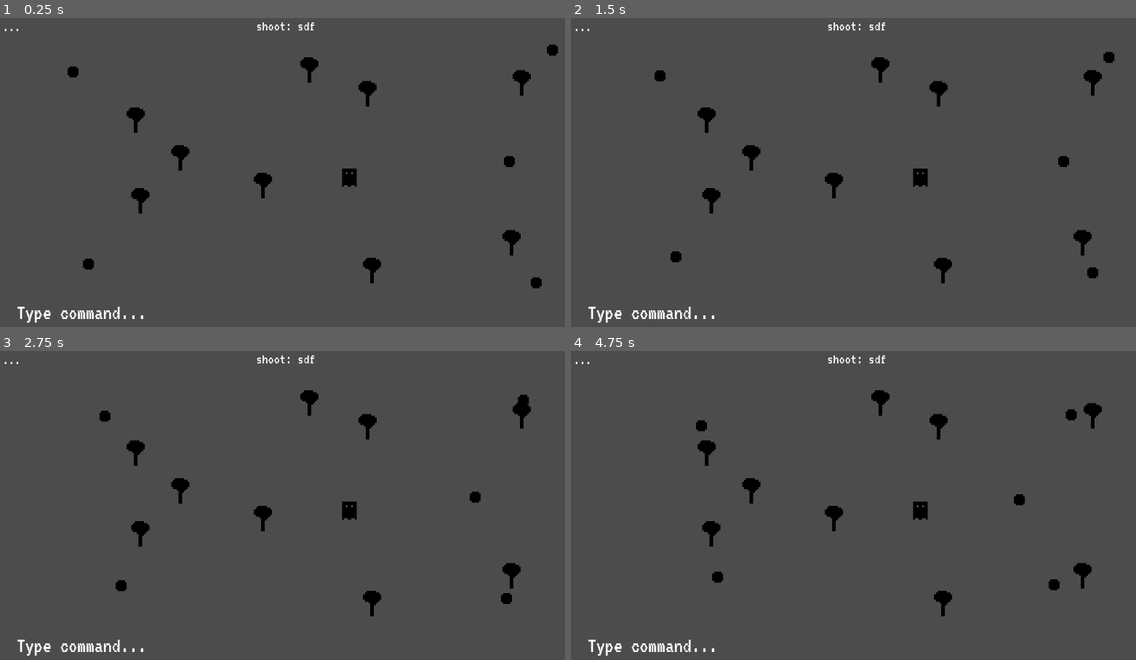
Above: before the commit, frames 1-4 (two rows, left to right).
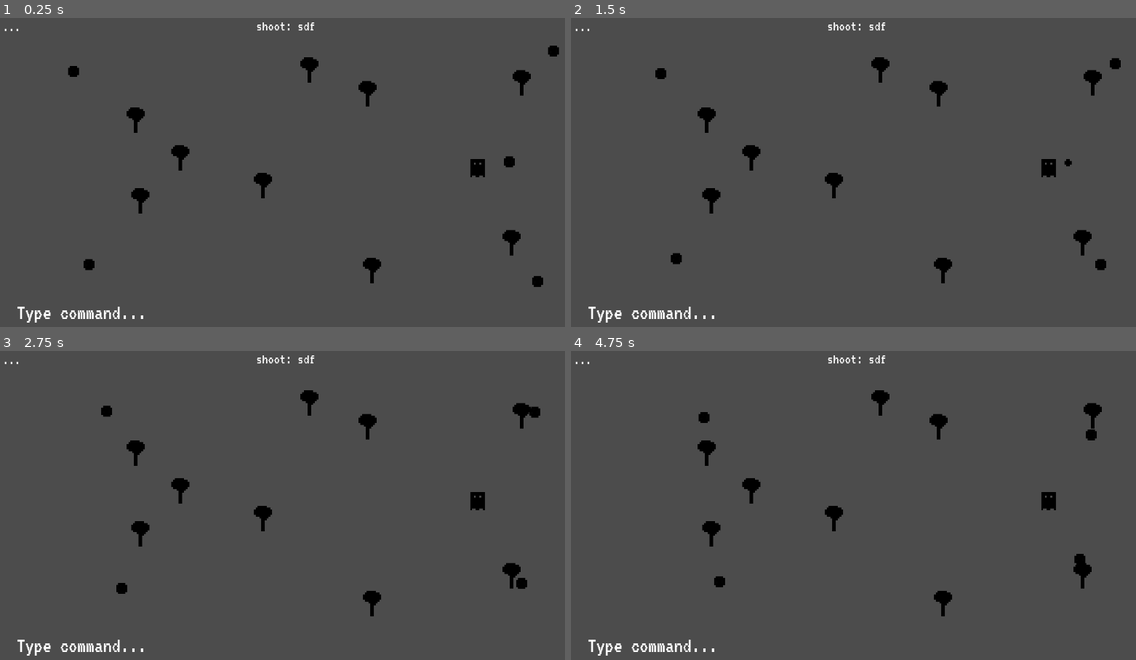
Above: after the commit, the same moments.

Repository: Anudin/LD41
Game: Godot game, scene res://Main.tscn
Two runs of this game, one before a commit and one after it. Both use one fixed random seed, a clock stepped at 60 frames per second and the inputs below.
Inputs:
- Up to frame 1 (0.25 s): no input
- Up to frame 2 (1.5 s): tap Enter at 0.5, 0.6 s; tap Space at 0.77 s; tap Backspace at 1.35 s
- Up to frame 3 (2.75 s): tap Space at 1.52 s; tap Delete at 2.1 s
- Up to frame 4 (4.75 s): tap Enter at 2.85 s; tap Space at 3.02, 3.77, 4.52 s; tap Backspace at 3.6 s; tap Delete at 4.35 s

The runs differ from the first frame. In frame 1, 0.4% of the frame differs, in the area x 11-99%, y 8-88%; in frame 2, 0.6%; in frame 3, 0.6%; in frame 4, 0.8%, in the area x 22-94%, y 18-78%.

Commit message:
Add AI explosion

Diff:
--- a/AI/AI.gd
+++ b/AI/AI.gd
@@ -1,4 +1,4 @@
-extends Sprite
+extends AnimatedSprite
 
 # TODO: I might run into problems because I'm scaling a colliders parent
 # TODO: Maybe fix collisions between multiple AIs
@@ -17,6 +17,3 @@
 
 func _on_screen_collision():
 	pass
-
-func _on_area_entered(area):
-	pass
--- a/AI/AI.tscn
+++ b/AI/AI.tscn
@@ -1,14 +1,33 @@
-[gd_scene load_steps=7 format=2]
+[gd_scene load_steps=13 format=2]
 
 [ext_resource path="res://AI/ai.png" type="Texture" id=1]
-[ext_resource path="res://AI/AI.gd" type="Script" id=2]
-[ext_resource path="res://Components/RestrictToScreen.tscn" type="PackedScene" id=3]
-[ext_resource path="res://AI/AttackPlayer.tscn" type="PackedScene" id=4]
+[ext_resource path="res://AI/explosion0.png" type="Texture" id=2]
+[ext_resource path="res://AI/explosion1.png" type="Texture" id=3]
+[ext_resource path="res://AI/explosion2.png" type="Texture" id=4]
+[ext_resource path="res://AI/explosion3.png" type="Texture" id=5]
+[ext_resource path="res://AI/explosion4.png" type="Texture" id=6]
+[ext_resource path="res://AI/AI.gd" type="Script" id=7]
+[ext_resource path="res://Components/RestrictToScreen.tscn" type="PackedScene" id=8]
+[ext_resource path="res://AI/AttackPlayer.tscn" type="PackedScene" id=9]
+
+[sub_resource type="SpriteFrames" id=3]
+
+animations = [ {
+"frames": [ ExtResource( 1 ) ],
+"loop": true,
+"name": "default",
+"speed": 5.0
+}, {
+"frames": [ ExtResource( 2 ), ExtResource( 3 ), ExtResource( 4 ), ExtResource( 5 ), ExtResource( 6 ) ],
+"loop": true,
+"name": "explode",
+"speed": 5.0
+} ]
 
 [sub_resource type="RectangleShape2D" id=1]
 
 custom_solver_bias = 0.0
-extents = Vector2( 3, 3 )
+extents = Vector2( 6.92947, 7.09068 )
 
 [sub_resource type="Animation" id=2]
 
@@ -29,22 +48,22 @@
 "values": [ Vector2( 0, 0 ), Vector2( 0, -1 ), Vector2( 0, 0 ) ]
 }
 
-[node name="AI" type="Sprite" index="0"]
+[node name="AI" type="AnimatedSprite" index="0"]
 
 scale = Vector2( 4, 4 )
-texture = ExtResource( 1 )
-script = ExtResource( 2 )
+frames = SubResource( 3 )
+animation = "default"
+script = ExtResource( 7 )
 _sections_unfolded = [ "Offset", "Transform" ]
 
-[node name="RestrictToScreen" parent="." index="0" instance=ExtResource( 3 )]
+[node name="RestrictToScreen" parent="." index="0" instance=ExtResource( 8 )]
 
 extend = Vector2( 12, 12 )
 
-[node name="AttackPlayer" parent="." index="1" instance=ExtResource( 4 )]
+[node name="AttackPlayer" parent="." index="1" instance=ExtResource( 9 )]
 
 [node name="Area2D" type="Area2D" parent="." index="2"]
 
-editor/display_folded = true
 input_pickable = true
 gravity_vec = Vector2( 0, 1 )
 gravity = 98.0
@@ -68,4 +87,6 @@
 blend_times = [  ]
 _sections_unfolded = [ "Playback Options" ]
 
-[connection signal="area_entered" from="Area2D" to="." method="_on_area_entered"]
+[connection signal="animation_finished" from="." to="AttackPlayer" method="_on_animation_finished"]
+
+[connection signal="area_entered" from="Area2D" to="AttackPlayer" method="_on_area_entered"]
--- a/AI/AttackPlayer.gd
+++ b/AI/AttackPlayer.gd
@@ -6,12 +6,24 @@
 var last_position = Vector2(0,0)
 var speed = 30
 
+var cleanup = false
+
 func _ready():
 	# Called every time the node is added to the scene.
 	# Initialization here
 	pass
 
 func _process(delta):
+	if cleanup:
+		return
+
 	var angle_to_player = rad2deg(Parent.get_angle_to(Player.position))
 
 	Parent.position += (Player.position - Parent.position).normalized() * speed * delta
+
+func _on_animation_finished():
+	Parent.queue_free()
+
+func _on_area_entered(area):
+	cleanup = true
+	Parent.play("explode")
--- a/Main.tscn
+++ b/Main.tscn
@@ -156,7 +156,7 @@
 
 [node name="Player" parent="." index="3" instance=ExtResource( 6 )]
 
-position = Vector2( 779.663, 357.536 )
+position = Vector2( 1061.92, 337.494 )
 
 [connection signal="queue_updated" from="UI/TextInput" to="." method="_on_queue_updated"]
 
--- a/Player/Player.tscn
+++ b/Player/Player.tscn
@@ -1,8 +1,13 @@
-[gd_scene load_steps=4 format=2]
+[gd_scene load_steps=5 format=2]
 
 [ext_resource path="res://Player/player.png" type="Texture" id=1]
 [ext_resource path="res://Player/Player.gd" type="Script" id=2]
 [ext_resource path="res://Components/RestrictToScreen.tscn" type="PackedScene" id=3]
+
+[sub_resource type="RectangleShape2D" id=1]
+
+custom_solver_bias = 0.0
+extents = Vector2( 4.00501, 5.08431 )
 
 [node name="Player" type="Sprite"]
 
@@ -14,3 +19,17 @@
 [node name="RestrictToScreen" parent="." index="0" instance=ExtResource( 3 )]
 
 extend = Vector2( 16, 20 )
+
+[node name="Area2D" type="Area2D" parent="." index="1"]
+
+input_pickable = true
+gravity_vec = Vector2( 0, 1 )
+gravity = 98.0
+linear_damp = 0.1
+angular_damp = 1.0
+audio_bus_override = false
+audio_bus_name = "Master"
+
+[node name="CollisionShape2D" type="CollisionShape2D" parent="Area2D" index="0"]
+
+shape = SubResource( 1 )
--- a/project.godot
+++ b/project.godot
@@ -20,6 +20,27 @@
 window/size/height=720
 window/size/resizable=false
 
+[importer_defaults]
+
+texture={
+"compress/hdr_mode": 0,
+"compress/lossy_quality": 0.7,
+"compress/mode": 0,
+"compress/normal_map": 0,
+"detect_3d": true,
+"flags/anisotropic": false,
+"flags/filter": false,
+"flags/mipmaps": false,
+"flags/repeat": 0,
+"flags/srgb": 2,
+"process/HDR_as_SRGB": false,
+"process/fix_alpha_border": true,
+"process/premult_alpha": false,
+"size_limit": 0,
+"stream": false,
+"svg/scale": 1.0
+}
+
 [rendering]
 
 environment/default_environment="res://default_env.tres"
Binary file added: AI/explosion.png
Not shown, added: AI/explosion.png.import
Binary file added: AI/explosion0.png
Not shown, added: AI/explosion0.png.import
Binary file added: AI/explosion1.png
Not shown, added: AI/explosion1.png.import
Binary file added: AI/explosion2.png
Not shown, added: AI/explosion2.png.import
Binary file added: AI/explosion3.png
Not shown, added: AI/explosion3.png.import
Binary file added: AI/explosion4.png
Not shown, added: AI/explosion4.png.import
